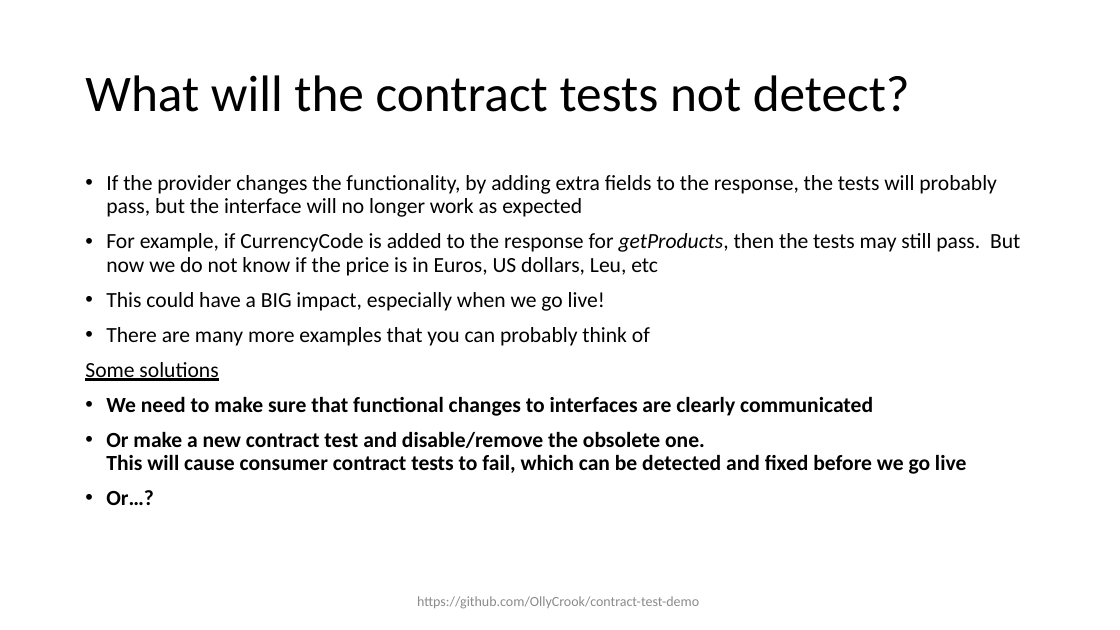
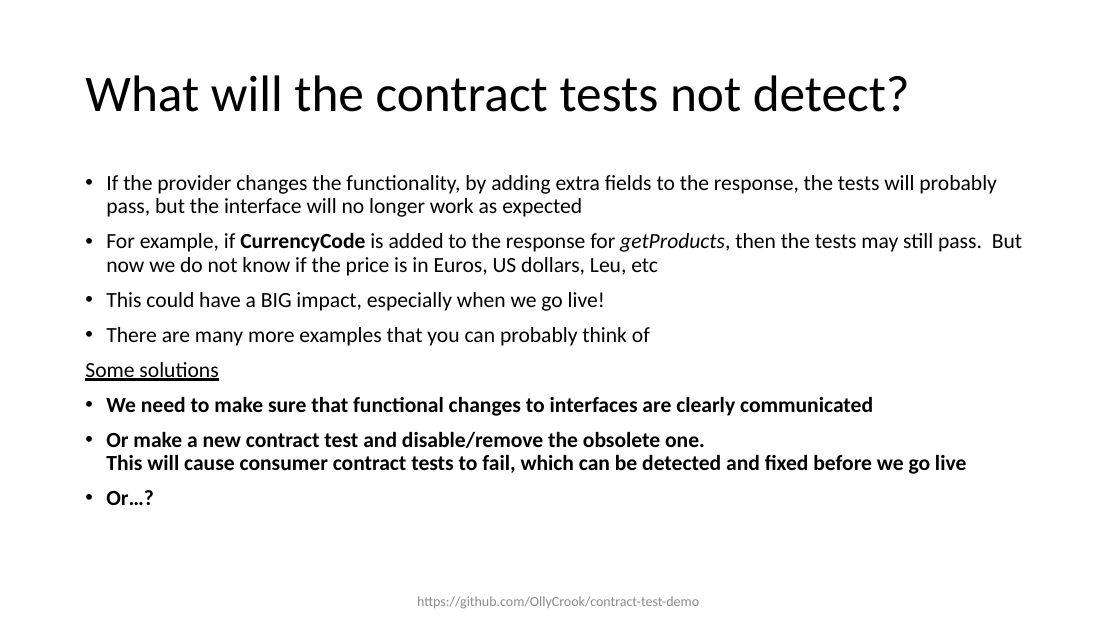
Before and after one commit to OllyCrook/contract-test-demo, a slide deck: slide 32 of Contract-testing-presentation.pptx. Drawn at 1120x630 pixels with LibreOffice and Linux fonts; fonts in the diff are those of the drawing. Boxes give left, top, right and bottom in pixels: in the first picture for what was removed or moved away, otherwise in the second. Text is boxed around its words. In the diff, an @@ line names an element or a change of style, - is before the commit and + after.

```diff
--- a/Contract-testing-presentation.pptx
+++ b/Contract-testing-presentation.pptx
@@ text at (106, 233, 1022, 276): bold on in "CurrencyCode" @@
```
Also in this commit, not shown: 3 other slides changed, 16 other files.
